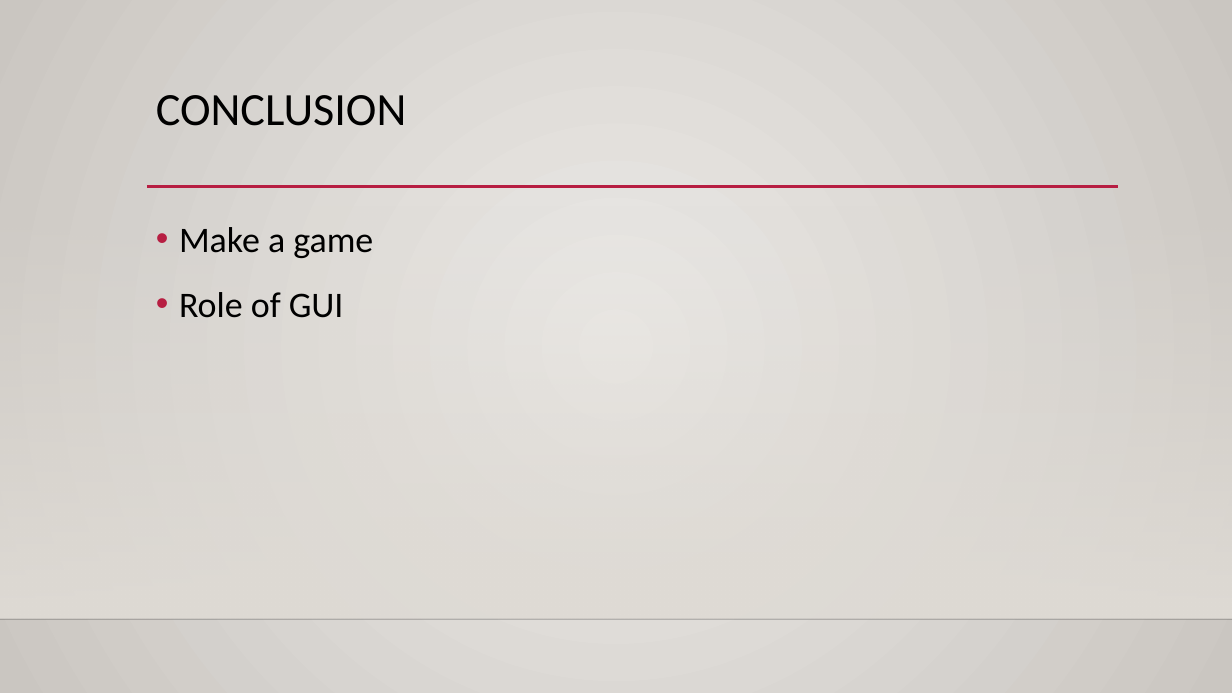
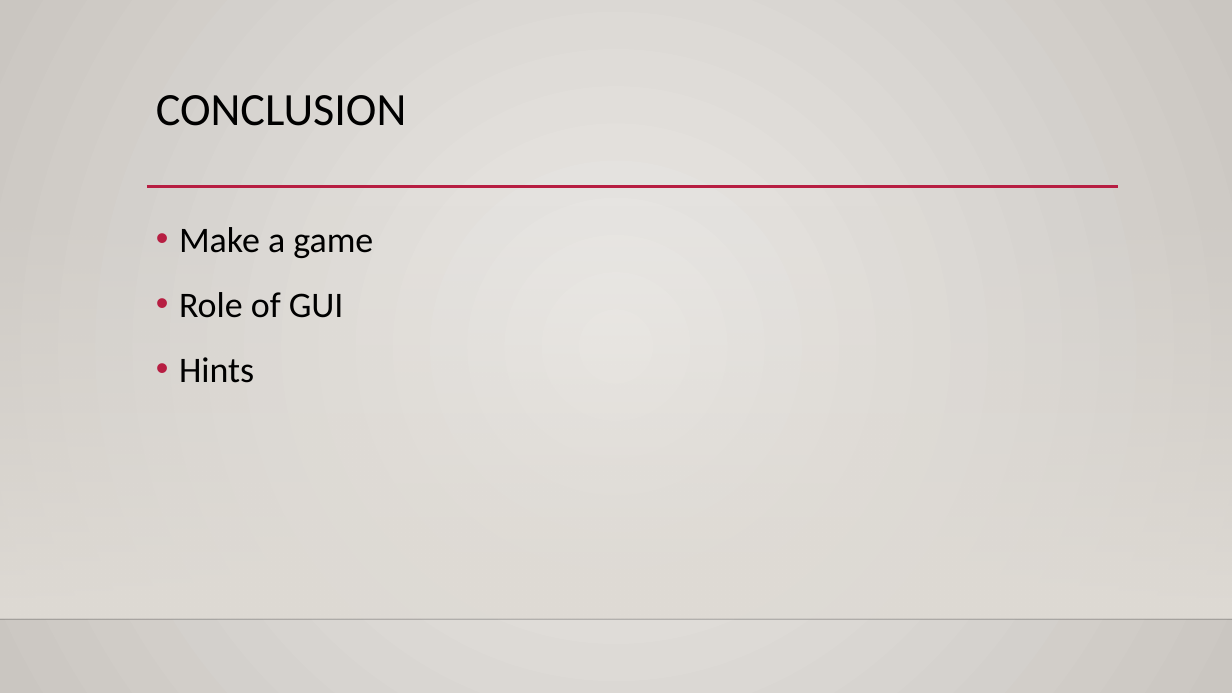
Before and after one commit to diagnoza/develop-, a slide deck: slide 7 of Project1-1/Phase2/Presentation2.pptx. Drawn at 1232x693 pixels with LibreOffice and Linux fonts; fonts in the diff are those of the drawing; background and template pictures are left out. Boxes give left, top, right and bottom in pixels: in the first picture for what was removed or moved away, otherwise in the second. Text is boxed around its words. In the diff, an @@ line names an element or a change of style, - is before the commit and + after.

```diff
--- a/Project1-1/Phase2/Presentation2.pptx
+++ b/Project1-1/Phase2/Presentation2.pptx
@@ text at <box>179,357,254,383</box>: paragraph added @@
+• Hints
```
Also in this commit, not shown: 1 other slide changed.
